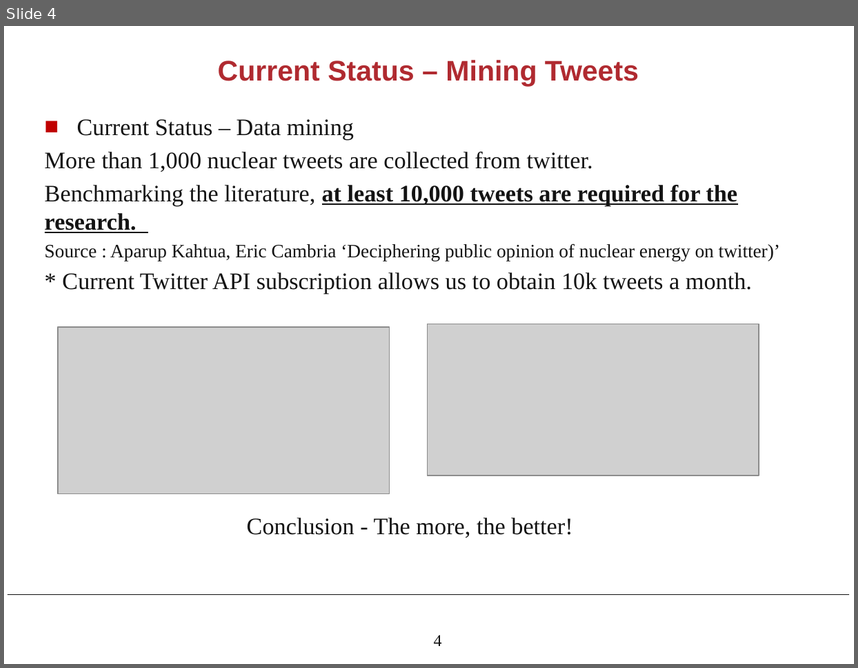
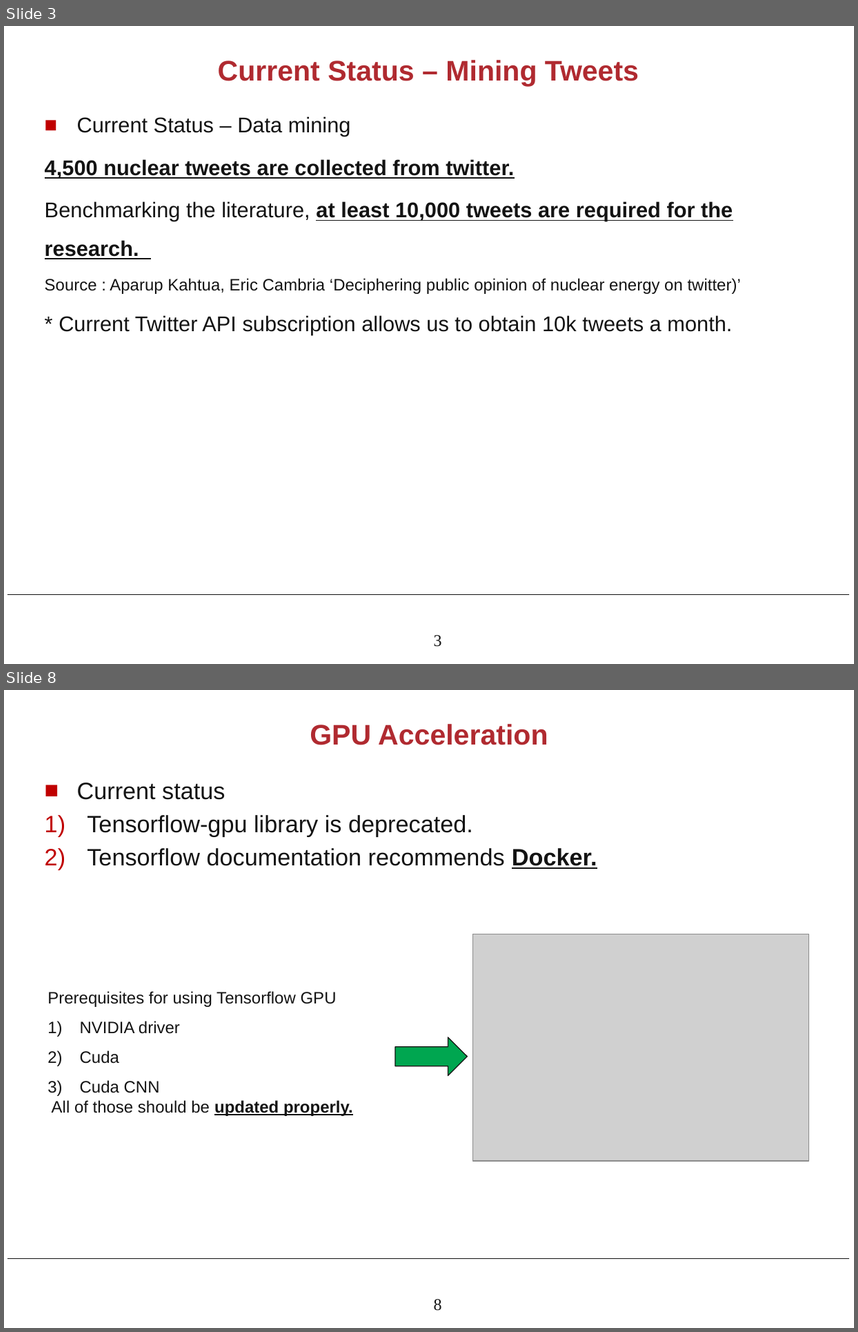
Before and after one commit to army17929/NLP, a slide deck: meeting_slides/week3.pptx. Shown one above the other, each under a label of ours: slide 4 before the commit, slides 3 and 8 after it; the slides between them are not shown. The pictures are 858x668 and 858x1332 pixels, drawn with LibreOffice and Linux fonts; fonts in the diff are those of the drawing; grey boxes stand for pictures; background and template pictures are left out. Boxes give left, top, right and bottom in pixels: in the first picture for what was removed or moved away, otherwise in the second. Text is boxed around its words. In the diff, an @@ line names an element or a change of style, - is before the commit and + after.

```diff
--- a/meeting_slides/week3.pptx
+++ b/meeting_slides/week3.pptx
@@ slide 8 added at (4, 690, 854, 1328), background #FFFFFF; not listed: 2 template elements that a slide beside it also shows @@
@@ title added at (310, 724, 548, 745), 24 pt, text #B02A30, bold @@
+GPU Acceleration
@@ text added at (77, 782, 597, 869), 20 pt, text #131313 @@
+■ Current status
+1) Tensorflow-gpu library is deprecated.
+2) Tensorflow documentation recommends Docker.
@@ picture added at (473, 934, 809, 1160) @@
@@ text added at (47, 991, 353, 1116), 14 pt, text #131313 @@
+Prerequisites for using Tensorflow GPU
+1) NVIDIA driver
+2) Cuda
+3) Cuda CNN
+All of those should be updated properly.
@@ right arrow added at (395, 1037, 467, 1075), fill #00A650, outline #131313 0.75 pt @@
@@ what was slide 4 is now slide 3 @@
@@ slide 3 changed as well @@
@@ text at (45, 116, 741, 335): size 20 to 18 pt in "Current Status – Data mining", "Benchmarking the literature, at least 10,000 tweets ...", "* Current Twitter API subscription allows us ..."; font Times New Roman to Arial in "Current Status – Data mining", "Benchmarking the literature, at least 10,000 tweets ...", "Source : Aparup Kahtua, Eric Cambria ‘Deciphering ...", "* Current Twitter API subscription allows us ..."; size 16 to 14 pt in "Source : Aparup Kahtua, Eric Cambria ‘Deciphering ..."; line spacing 1 to 1.5 @@
@@ text at (45, 159, 514, 178): text changed; size 20 to 18 pt; font Times New Roman to Arial; bold on @@
-More than 1,000 nuclear tweets are collected from twitter.
+4,500 nuclear tweets are collected from twitter.
@@ picture removed at (58, 327, 389, 494) @@
@@ picture removed at (428, 323, 759, 474) @@
@@ text removed at (247, 517, 573, 537) @@
-Conclusion - The more, the better!
@@ page number at (434, 635, 442, 646): text changed @@
-4
+3
```
Also in this commit, not shown: 2 other slides changed, 6 other slides added, 5 slides removed, 15 other files.
